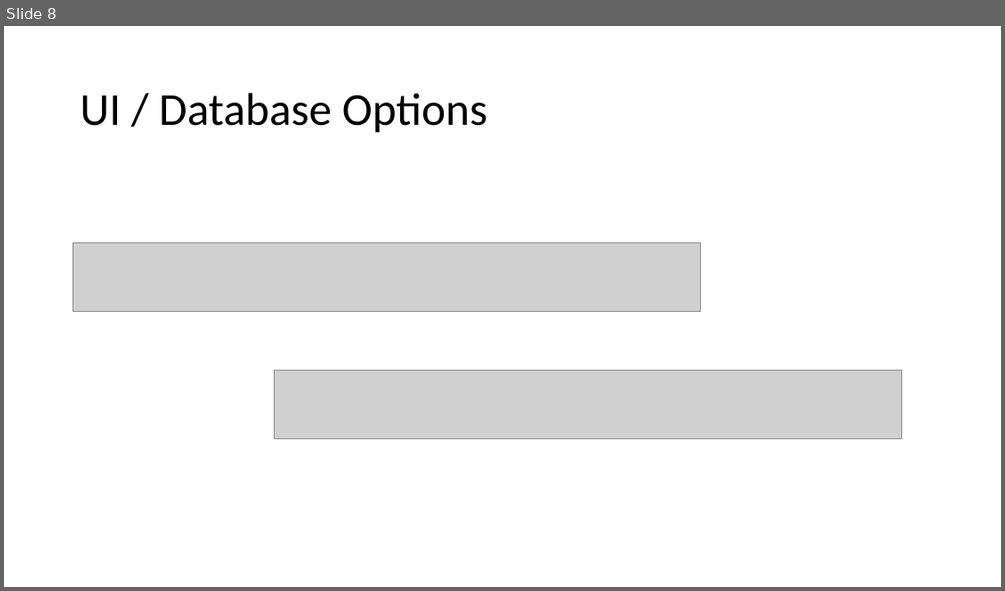
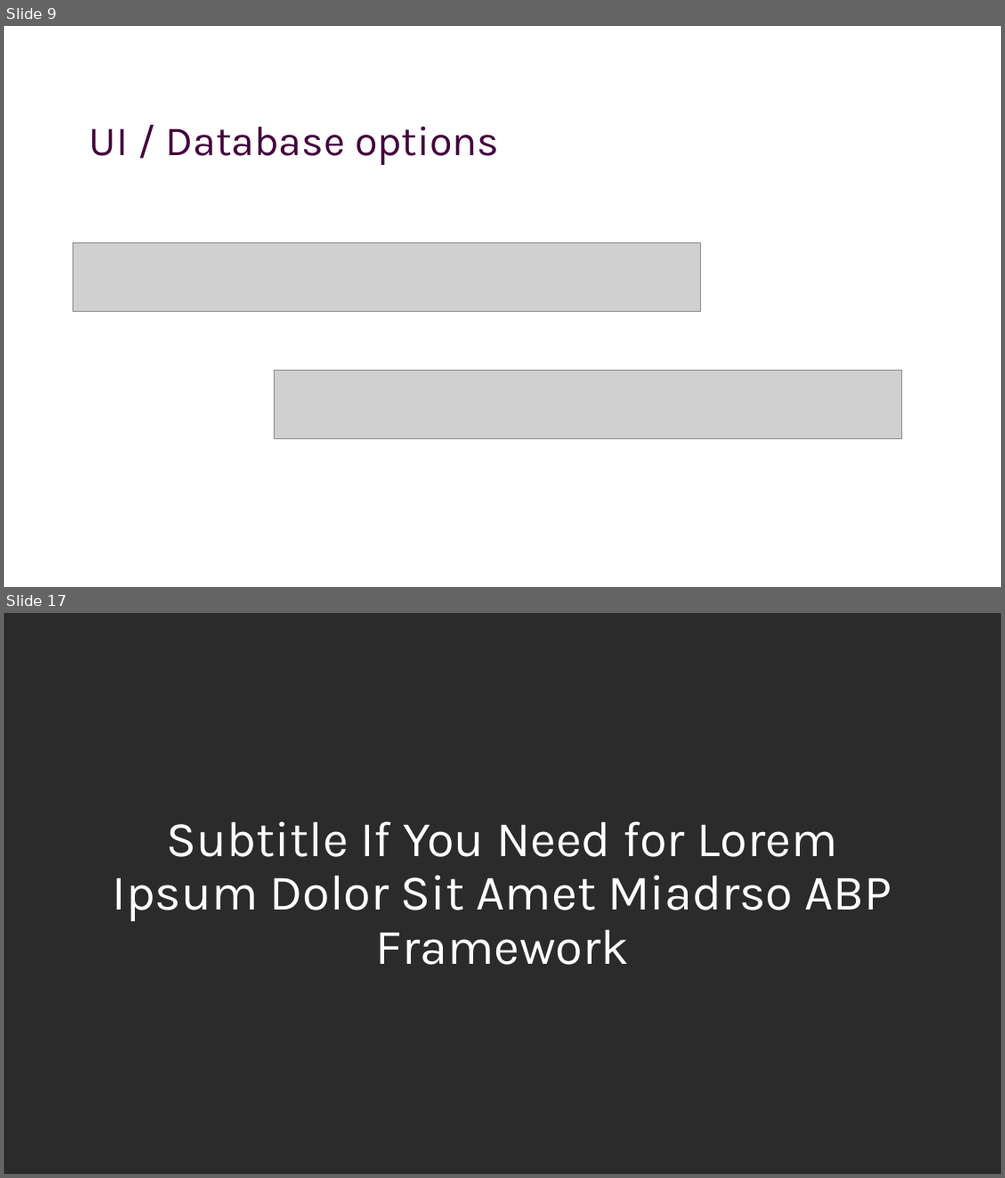
Before and after one commit to hikalkan/presentations, a slide deck: 2022-09-22 Dotnet Community Standup/ABP-Framework.pptx. Shown one above the other, each under a label of ours: slide 8 before the commit, slides 9 and 17 after it; the slides between them are not shown. The pictures are 1005x591 and 1005x1178 pixels, drawn with LibreOffice and Linux fonts; fonts in the diff are those of the drawing; grey boxes stand for pictures; background and template pictures are left out; a plain dark background stands for a picture behind light text. Boxes give left, top, right and bottom in pixels: in the first picture for what was removed or moved away, otherwise in the second. Text is boxed around its words. In the diff, an @@ line names an element or a change of style, - is before the commit and + after.

```diff
--- a/2022-09-22 Dotnet Community Standup/ABP-Framework.pptx
+++ b/2022-09-22 Dotnet Community Standup/ABP-Framework.pptx
@@ slide 17 added at box(4, 613, 1001, 1174), background picture (left out) @@
@@ title added at box(112, 821, 892, 965), 48 pt, text #FFFFFF @@
+Subtitle If You Need for Lorem Ipsum Dolor Sit Amet Miadrso ABP Framework
@@ what was slide 8 is now slide 9 @@
@@ slide 9 changed as well @@
@@ title at box(89, 127, 499, 165): text changed; size 44 to 40 pt; font Calibri to Karla; text colour #000000 to #44013C @@
-UI / Database Options
+UI / Database options
```
Also in this commit, not shown: 6 other slides changed, 18 other slides added, 1 slide removed, 2 other files.
